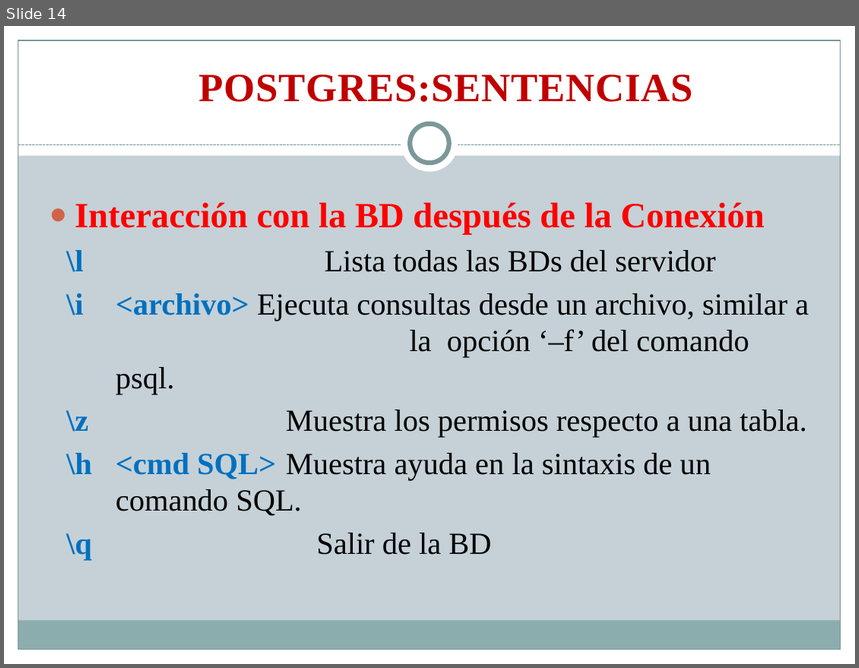
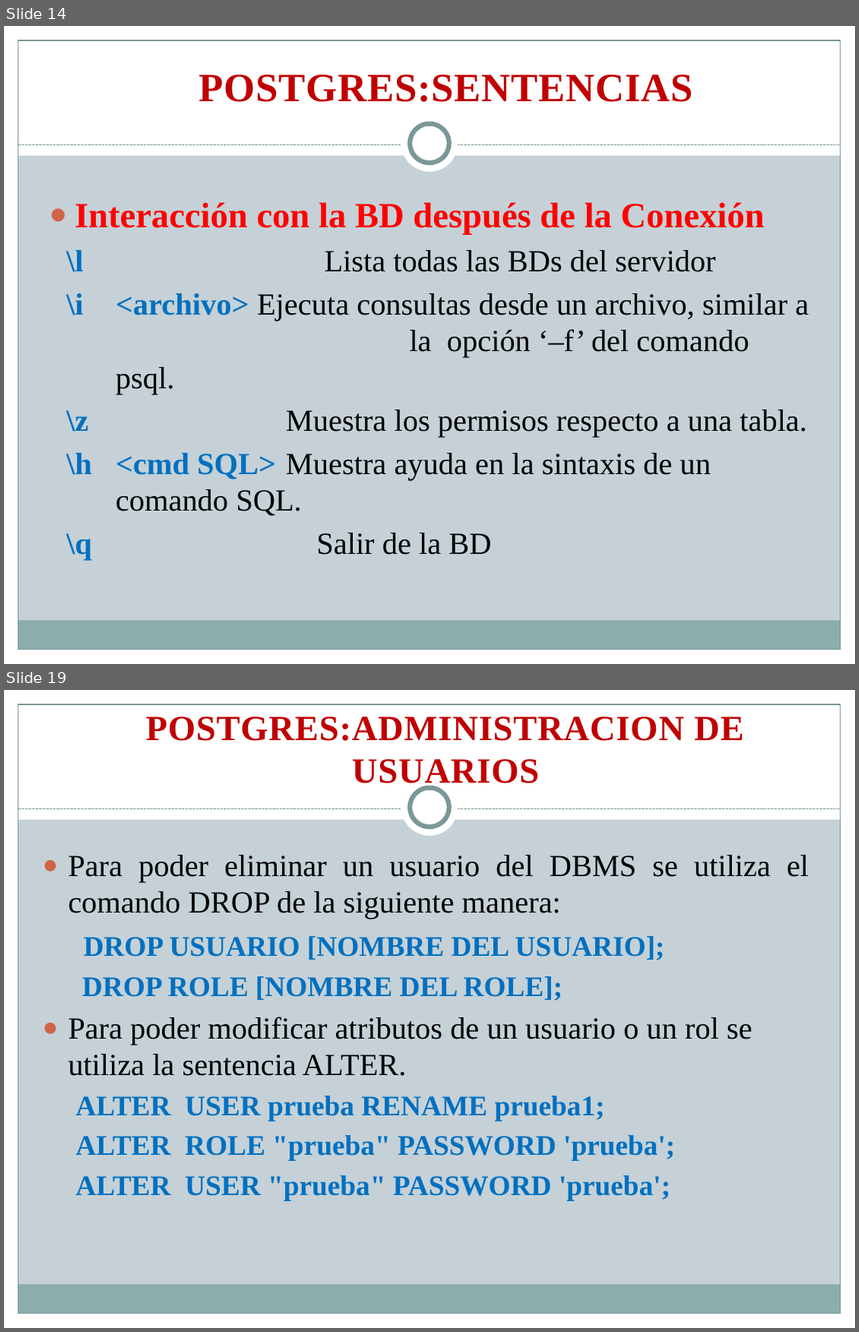
Before and after one commit to rudyrsr/Curso-DBMS, a slide deck: Dia 7 Y 8/Dia 7 - 8.pptx. Shown one above the other, each under a label of ours: slide 14 before the commit, slides 14 and 19 after it; the slides between them are not shown. The pictures are 859x668 and 859x1332 pixels, drawn with LibreOffice and Linux fonts; fonts in the diff are those of the drawing. Boxes give left, top, right and bottom in pixels: in the first picture for what was removed or moved away, otherwise in the second. Text is boxed around its words. In the diff, an @@ line names an element or a change of style, - is before the commit and + after.

```diff
--- a/Dia 7 Y 8/Dia 7 - 8.pptx
+++ b/Dia 7 Y 8/Dia 7 - 8.pptx
@@ slide 19 added at [4,690,855,1328], background #C5D1D7; not listed: 9 template elements that a slide beside it also shows @@
@@ text added at [146,717,744,790], 30 pt, text #C00000, bold @@
+POSTGRES:ADMINISTRACION DE USUARIOS
@@ text added at [68,855,809,1201], 24 pt, text #0070C0, bold @@
+● Para poder eliminar un usuario del DBMS se utiliza el comando DROP de la siguiente manera:
+DROP USUARIO [NOMBRE DEL USUARIO];
+DROP ROLE [NOMBRE DEL ROLE];
+● Para poder modificar atributos de un usuario o un rol se utiliza la sentencia ALTER.
+ALTER USER prueba RENAME prueba1;
+ALTER ROLE "prueba" PASSWORD 'prueba';
+ALTER USER "prueba" PASSWORD 'prueba';
```
Also in this commit, not shown: 2 slides changed, 8 other slides added, 2 other files.
